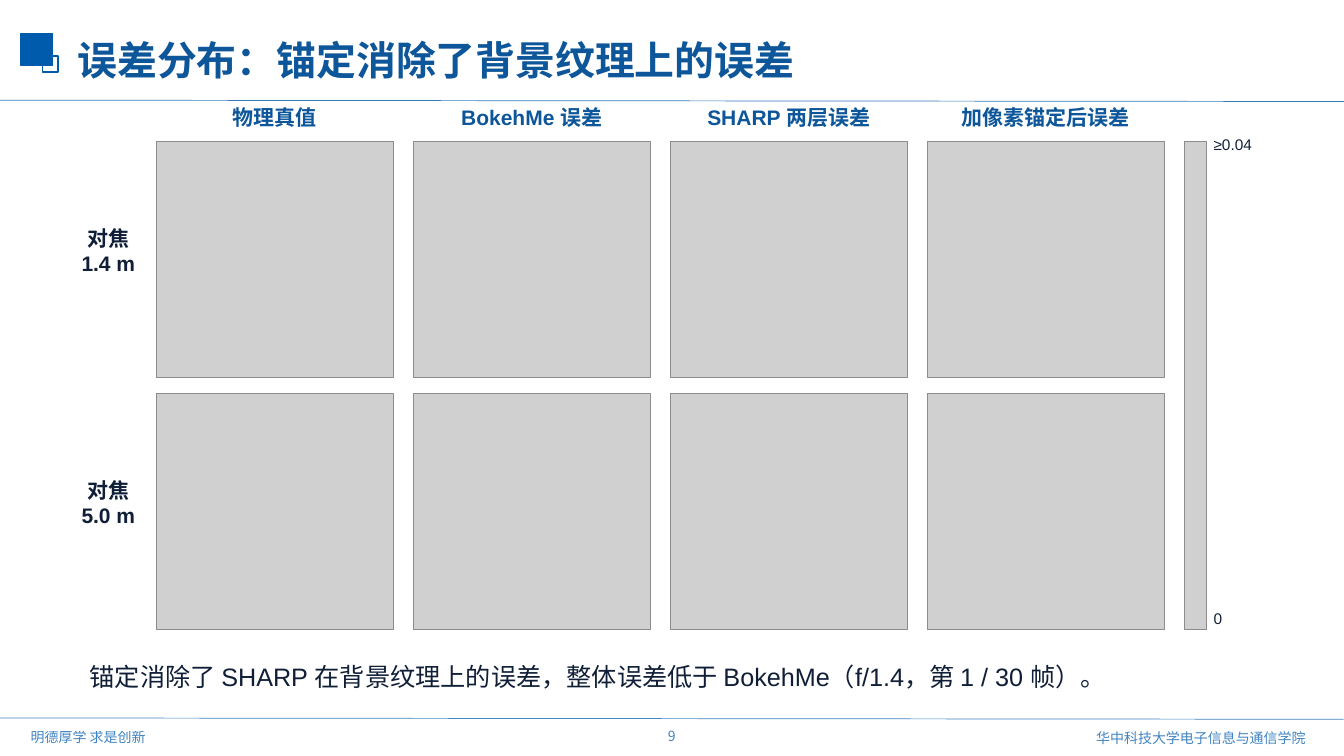
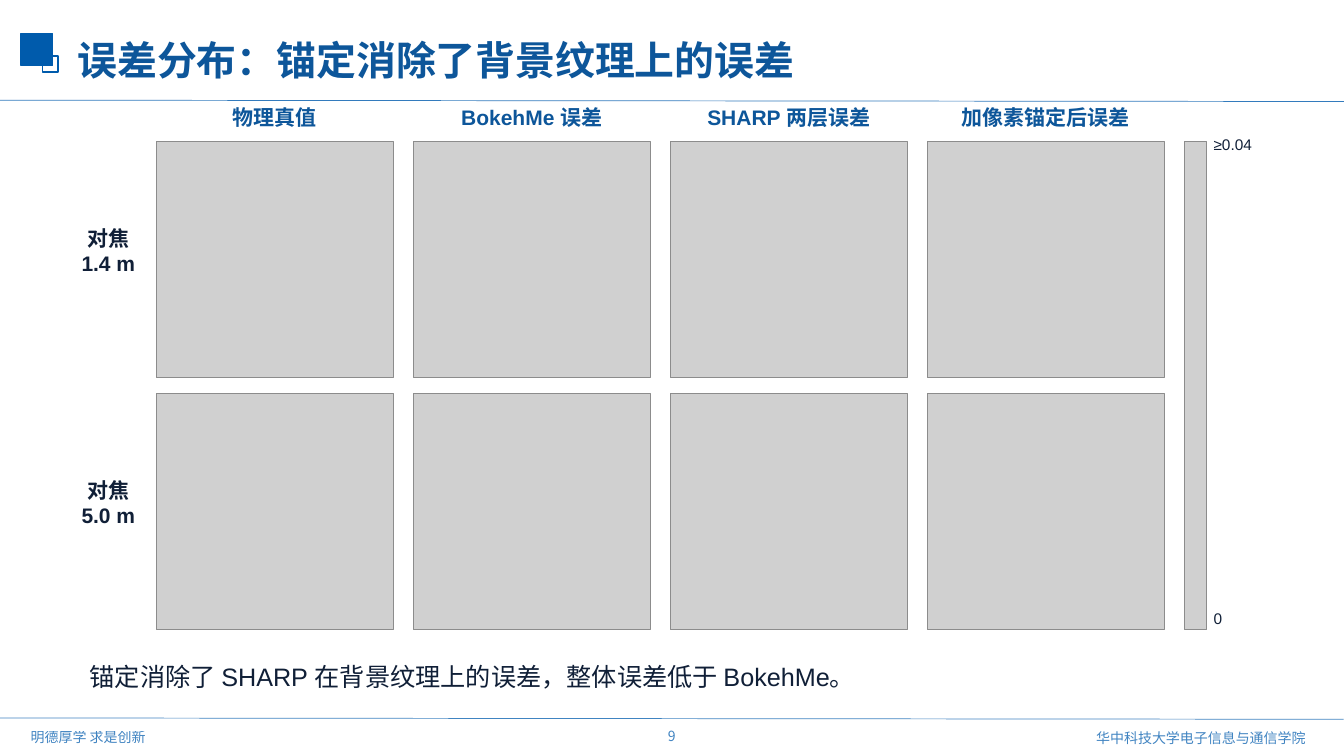
Before and after one commit to mengmcy1/OPPO-depth-guided-video-bokeh, a slide deck: slide 9 of 汇报/2026-11-11_前馈视频虚化思路与验证/前馈视频虚化思路与验证_1111.pptx. Drawn at 1344x756 pixels with LibreOffice and Linux fonts; fonts in the diff are those of the drawing; grey boxes stand for pictures; background and template pictures are left out. Boxes give left, top, right and bottom in pixels: in the first picture for what was removed or moved away, otherwise in the second. Text is boxed around its words. In the diff, an @@ line names an element or a change of style, - is before the commit and + after.

```diff
--- a/汇报/2026-11-11_前馈视频虚化思路与验证/前馈视频虚化思路与验证_1111.pptx
+++ b/汇报/2026-11-11_前馈视频虚化思路与验证/前馈视频虚化思路与验证_1111.pptx
@@ text at [90,664,855,689]: text changed @@
-锚定消除了 SHARP 在背景纹理上的误差，整体误差低于 BokehMe（f/1.4，第 1 / 30 帧）。
+锚定消除了 SHARP 在背景纹理上的误差，整体误差低于 BokehMe。
```
Also in this commit, not shown: 3 other slides changed, 4 slides added, 1 slide removed, 7 other files.
